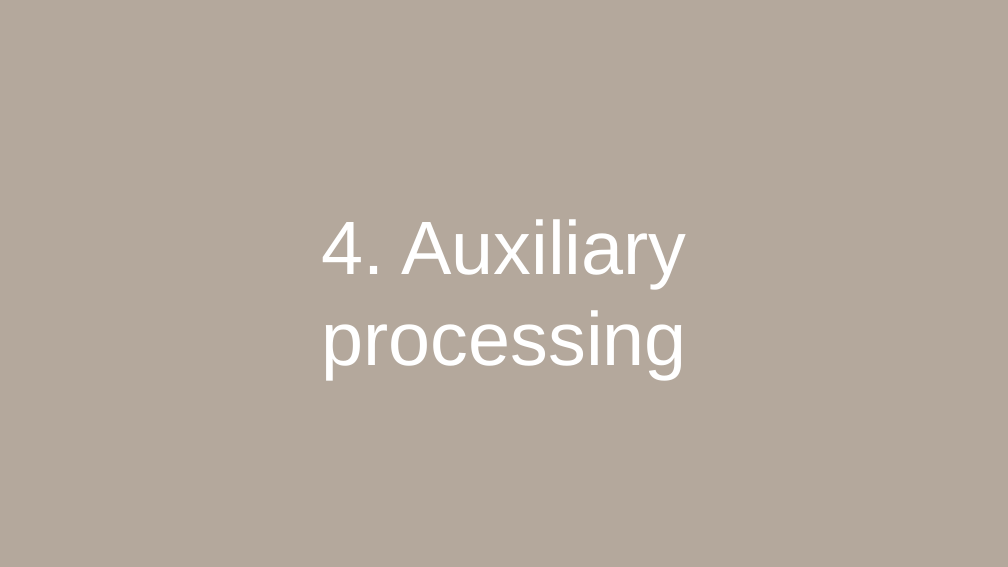
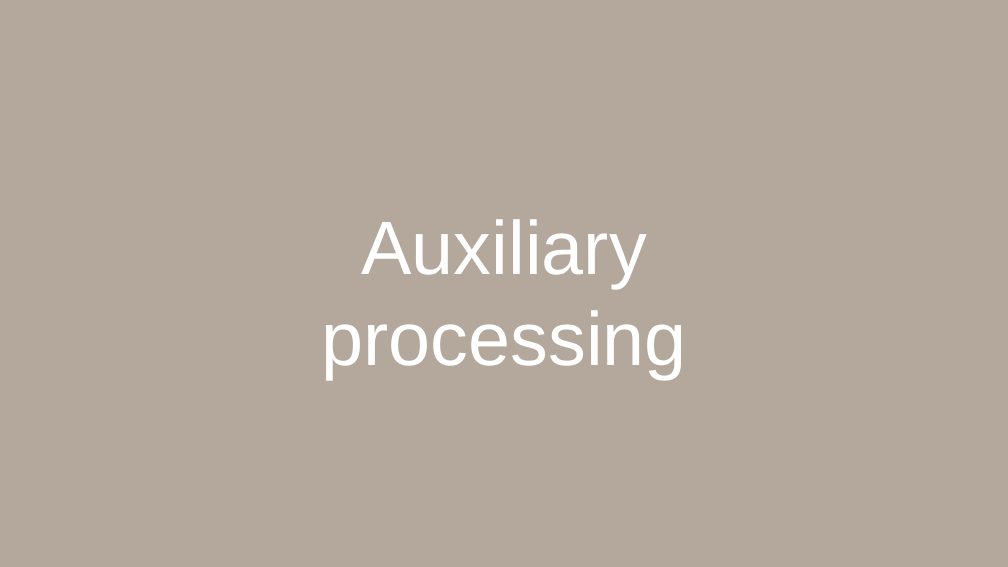
Before and after one commit to openradar/asean2024-pyrad-course, a slide deck: slide 28 of presentations/pptx/02_The_MeteoSwiss_Py-ART.pptx (slide 23 before the commit). Drawn at 1008x567 pixels with LibreOffice and Linux fonts; fonts in the diff are those of the drawing; background and template pictures are left out. Boxes give left, top, right and bottom in pixels: in the first picture for what was removed or moved away, otherwise in the second. Text is boxed around its words. In the diff, an @@ line names an element or a change of style, - is before the commit and + after.

```diff
--- a/presentations/pptx/02_The_MeteoSwiss_Py-ART.pptx
+++ b/presentations/pptx/02_The_MeteoSwiss_Py-ART.pptx
@@ subtitle at <box>321,219,687,379</box>: text changed @@
-4. Auxiliary processing
+Auxiliary processing
```
Also in this commit, not shown: 2 other slides changed, 3 slides added.
